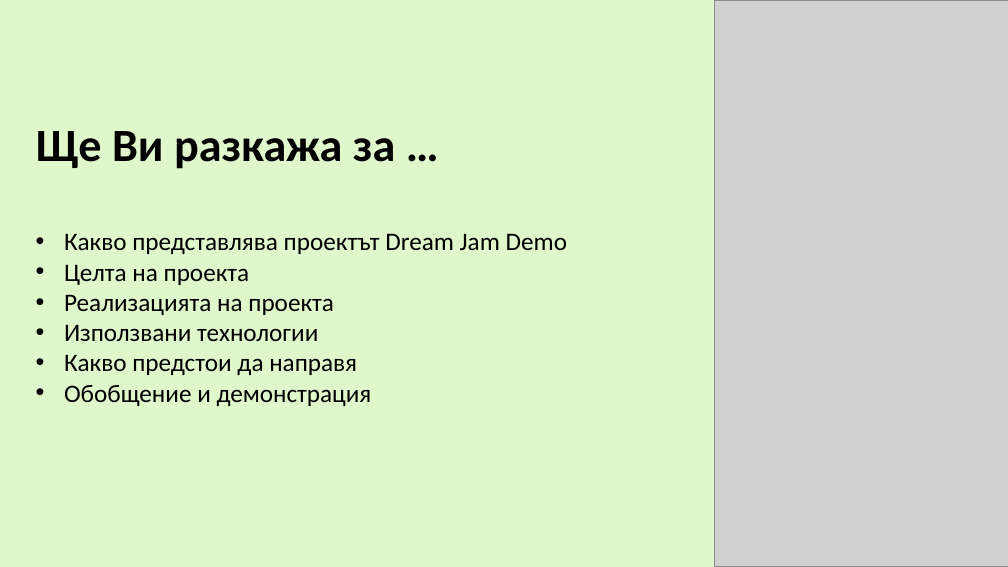
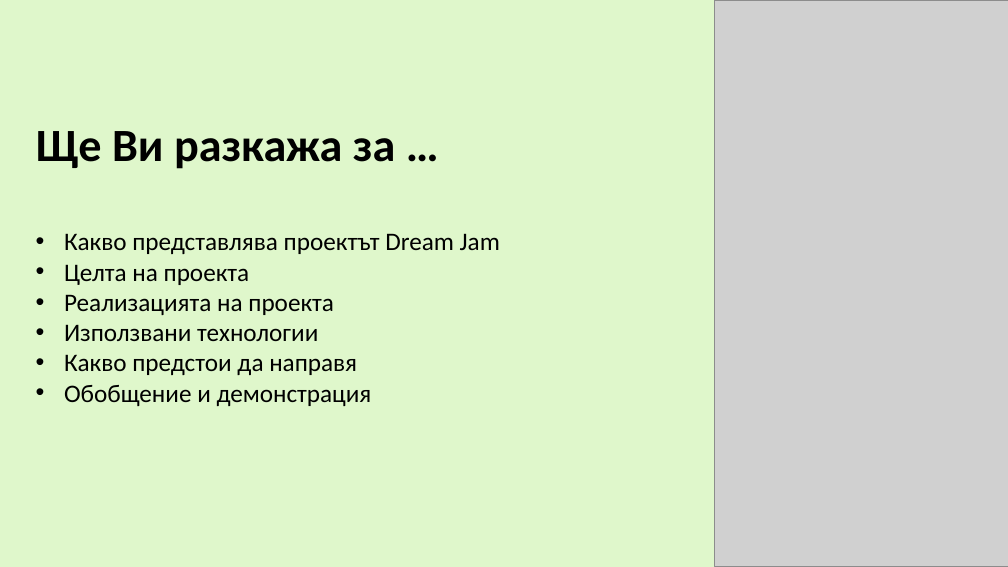
Before and after one commit to 3DCreativity/Dream-Jam, a slide deck: slide 2 of 27_Presentation.pptx. Drawn at 1008x567 pixels with LibreOffice and Linux fonts; fonts in the diff are those of the drawing; grey boxes stand for pictures. Boxes give left, top, right and bottom in pixels: in the first picture for what was removed or moved away, otherwise in the second. Text is boxed around its words. In the diff, an @@ line names an element or a change of style, - is before the commit and + after.

```diff
--- a/27_Presentation.pptx
+++ b/27_Presentation.pptx
@@ text at (x1=64, y1=233, x2=500, y2=254): text changed @@
-• Какво представлява проектът Dream Jam Demo
+• Какво представлява проектът Dream Jam
```
Also in this commit, not shown: 2 other files.
